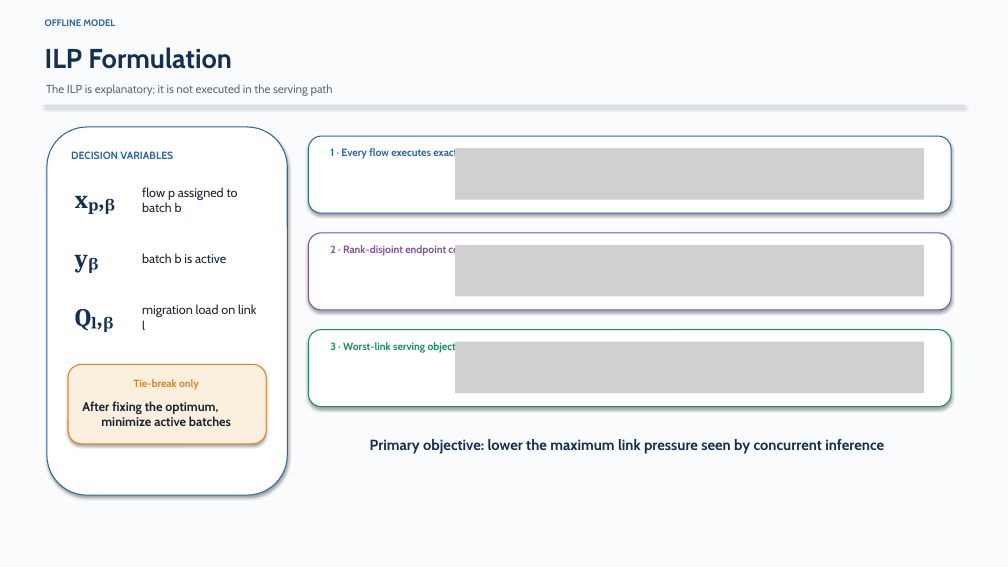
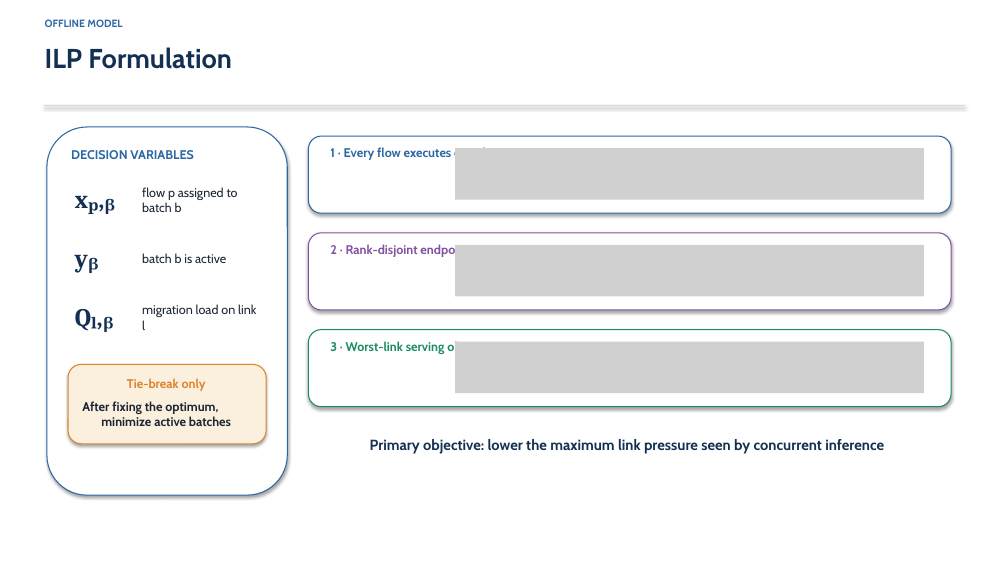
Before and after one commit to DOCCA0/vllm, a slide deck: slide 6 of benchmarks/eplb_rebalance/presentation/eplb_migration_batching.pptx (slide 8 before the commit). Drawn at 1008x567 pixels with LibreOffice and Linux fonts; fonts in the diff are those of the drawing; grey boxes stand for pictures. Boxes give left, top, right and bottom in pixels: in the first picture for what was removed or moved away, otherwise in the second. Text is boxed around its words. In the diff, an @@ line names an element or a change of style, - is before the commit and + after.

```diff
--- a/benchmarks/eplb_rebalance/presentation/eplb_migration_batching.pptx
+++ b/benchmarks/eplb_rebalance/presentation/eplb_migration_batching.pptx
@@ rectangle removed at box(0, 0, 1008, 567) @@
@@ text "OFFLINE MODEL" at box(45, 19, 122, 27): size 9 to 10 pt @@
@@ text removed at box(46, 84, 333, 96) @@
-The ILP is explanatory; it is not executed in the serving path
@@ size 10 to 12 pt in 5 elements at box(71, 150, 194, 159), box(127, 378, 206, 391), box(330, 147, 522, 161), box(330, 243, 526, 257), box(330, 340, 496, 354) @@
```
Also in this commit, not shown: 13 other slides changed, 1 slide added, 5 slides removed, 2 other files.
